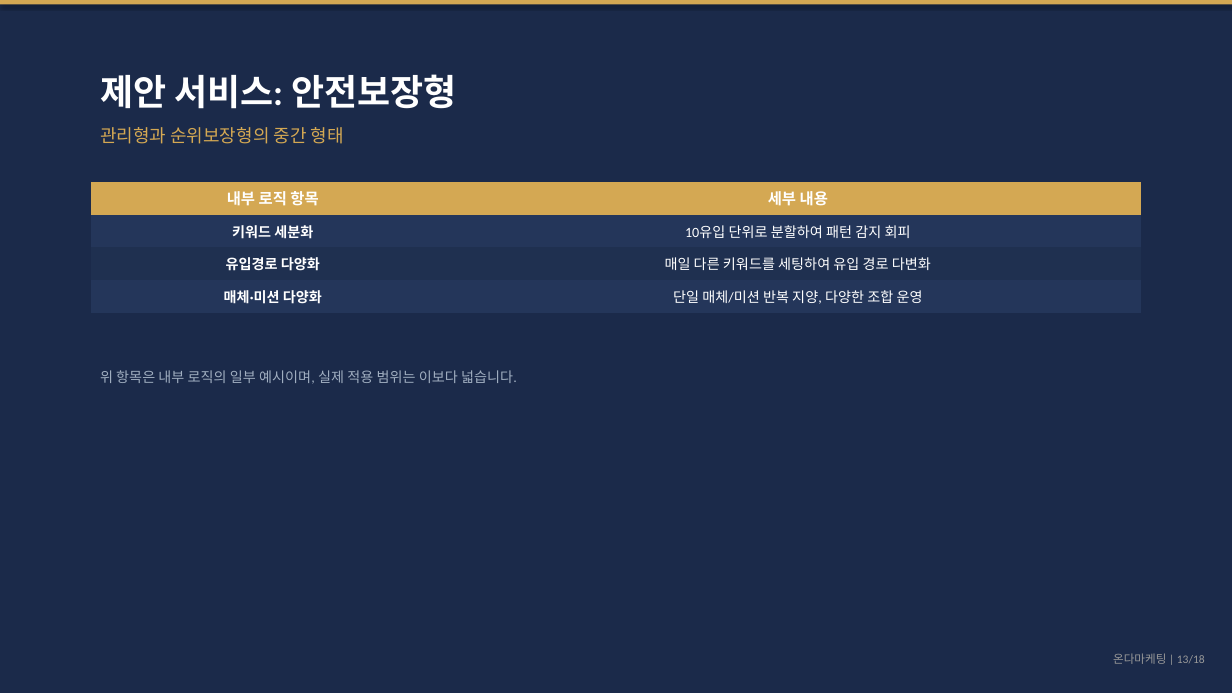
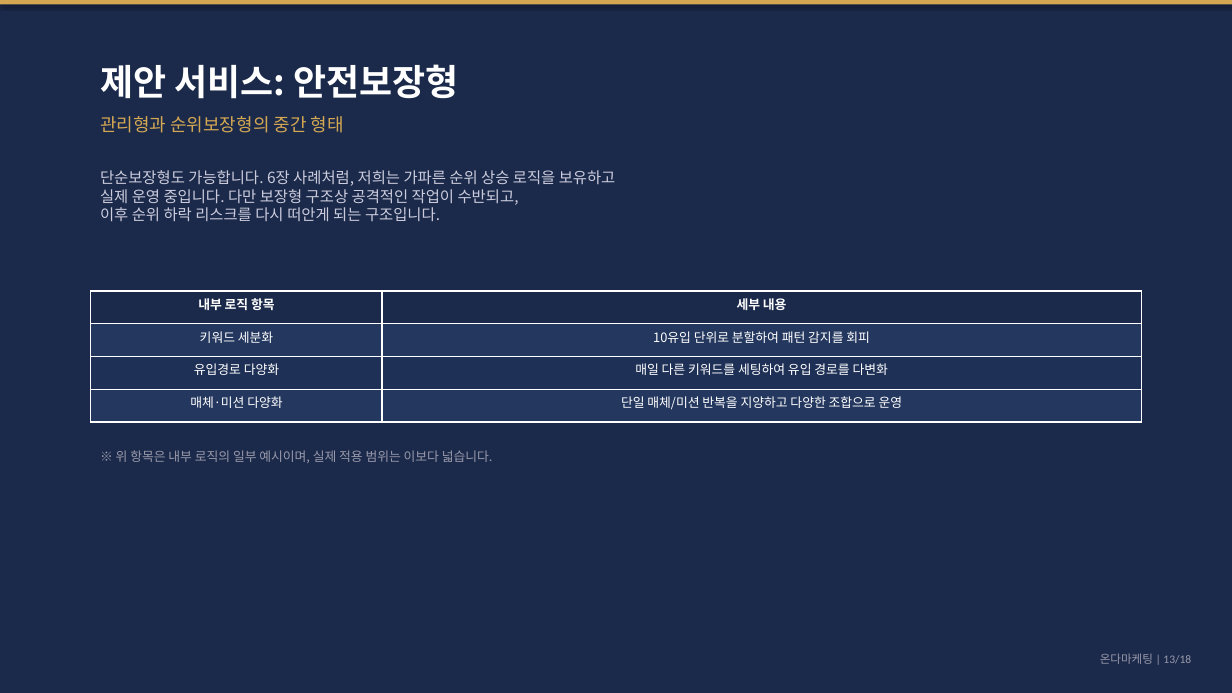
Before and after one commit to didai64595021-ui/onda-hompage, a slide deck: slide 13 of 마드모아젤헤어_제안서.pptx. Drawn at 1232x693 pixels with LibreOffice and Linux fonts; fonts in the diff are those of the drawing. Boxes give left, top, right and bottom in pixels: in the first picture for what was removed or moved away, otherwise in the second. Text is boxed around its words. In the diff, an @@ line names an element or a change of style, - is before the commit and + after.

Commit message:
fix: 제안서 PPT 정렬+디자인 전면 고도화 (그리드통일, 로고삽입, 컬러코딩, Q&A레이아웃)

```diff
--- a/마드모아젤헤어_제안서.pptx
+++ b/마드모아젤헤어_제안서.pptx
@@ text "제안 서비스: 안전보장형": place and size @@
-text "제안 서비스: 안전보장형" at box(100, 74, 456, 109)
+text "제안 서비스: 안전보장형" at box(100, 64, 458, 99)
@@ text "제안 서비스: 안전보장형" at box(100, 64, 458, 99): font Calibri to Noto Sans CJK KR; less space between paragraphs @@
@@ text "관리형과 순위보장형의 중간 형태": place and size @@
-text "관리형과 순위보장형의 중간 형태" at box(100, 127, 344, 144)
+text "관리형과 순위보장형의 중간 형태" at box(100, 116, 344, 133)
@@ text "관리형과 순위보장형의 중간 형태" at box(100, 116, 344, 133): font Calibri to Noto Sans CJK KR; less space between paragraphs @@
@@ text added at box(100, 170, 616, 221), 12 pt, text #CCCCDD @@
+단순보장형도 가능합니다. 6장 사례처럼, 저희는 가파른 순위 상승 로직을 보유하고
+실제 운영 중입니다. 다만 보장형 구조상 공격적인 작업이 수반되고,
+이후 순위 하락 리스크를 다시 떠안게 되는 구조입니다.
@@ table at box(91, 291, 1141, 422) @@
-row 2, column 2: 10유입 단위로 분할하여 패턴 감지 회피
+row 2, column 2: 10유입 단위로 분할하여 패턴 감지를 회피
-row 3, column 2: 매일 다른 키워드를 세팅하여 유입 경로 다변화
+row 3, column 2: 매일 다른 키워드를 세팅하여 유입 경로를 다변화
-row 4, column 2: 단일 매체/미션 반복 지양, 다양한 조합 운영
+row 4, column 2: 단일 매체/미션 반복을 지양하고 다양한 조합으로 운영
@@ fill #D4A853 to #1B2A4A in row 1 @@
@@ fill #24365A to #24375E in 4 cells @@
@@ fill #1F3050 to #1E3055 in row 3 @@
@@ size 12 to 10 pt in "내부 로직 항목", "세부 내용" @@
@@ font Calibri to Noto Sans CJK KR in "내부 로직 항목", "세부 내용", "키워드 세분화", "유입경로 다양화" and 1 more places @@
@@ size 11 to 10 pt, bold off in "키워드 세분화", "유입경로 다양화", "매체·미션 다양화" @@
@@ borders changed @@
@@ table: place and size @@
-table at box(91, 182, 1141, 313)
+table at box(91, 291, 1141, 422)
@@ text at box(116, 450, 493, 463): text changed; size 11 to 10 pt; font Calibri to Noto Sans CJK KR; text colour #A0AEC0 to #9999AA @@
-위 항목은 내부 로직의 일부 예시이며, 실제 적용 범위는 이보다 넓습니다.
+※ 위 항목은 내부 로직의 일부 예시이며, 실제 적용 범위는 이보다 넓습니다.
@@ text "온다마케팅 | 13/18" at box(1100, 653, 1191, 664): text colour #999999 to #9999AA @@
```
Also in this commit, not shown: 17 other slides changed, 1 other file.
